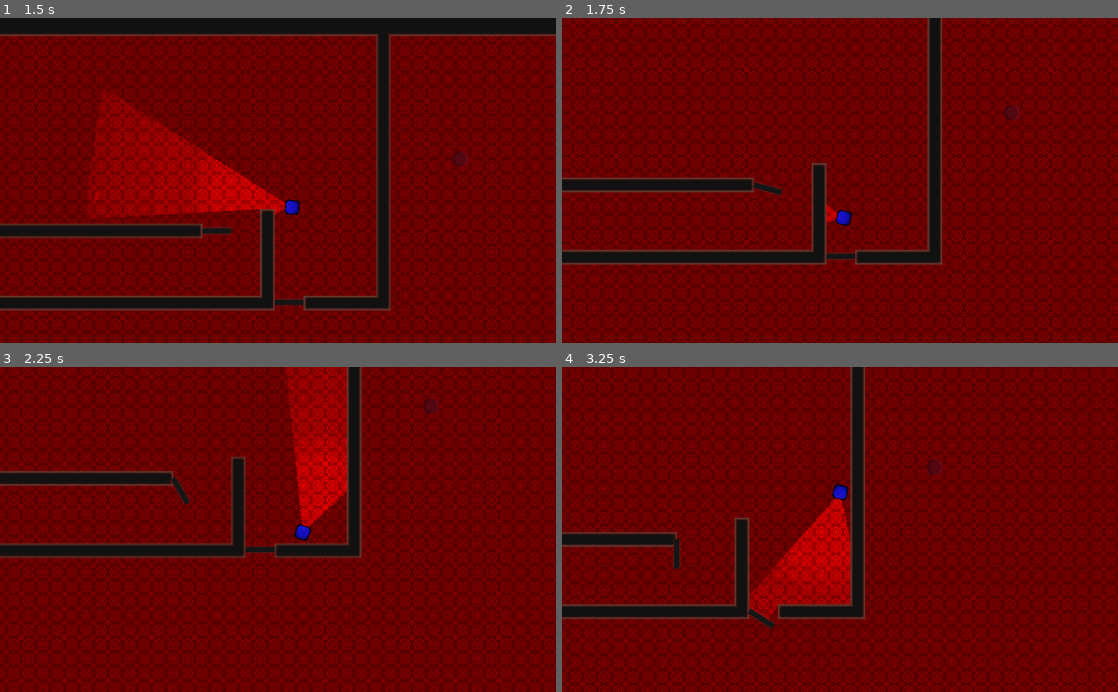
Above: before the commit, frames 1-4 (two rows, left to right).
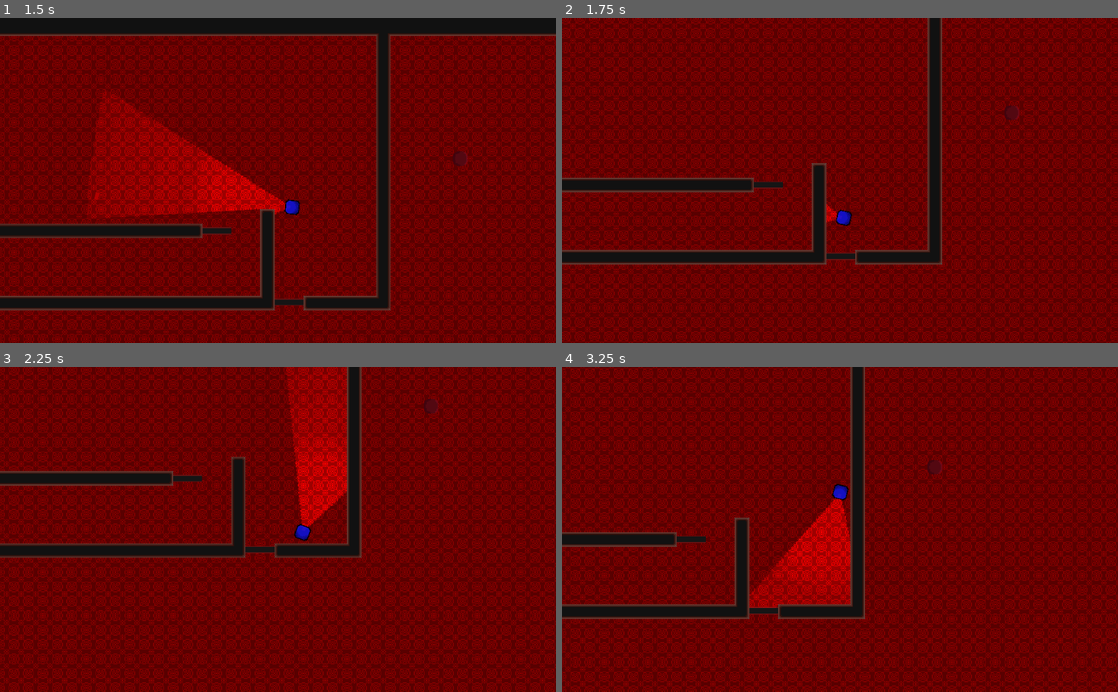
Above: after the commit, the same moments.

Repository: DrSpectre/experimento_juegos
Game: Godot game, scene res://Mundo.tscn
Same seed, same stepped clock (60 frames per second), same inputs: the game is played once before the commit and once after it.
Inputs (mouse positions are in pixels of both pictures, inside the frame that each line leads up to):
- Up to frame 1 (1.5 s): tap Enter at 0.5 s; move the mouse to (400, 164) at 0.52 s; hold D (derecha) 0.53-1.28 s; tap E (interaccion) at 0.6 s; move the mouse to (166, 196) at 1.27 s; hold S (abajo) from 1.28 s (still down); click (166, 196) at 1.35 s
- Up to frame 2 (1.75 s): keep holding S (abajo); tap E (interaccion) at 1.55 s
- Up to frame 3 (2.25 s): move the mouse to (333, 458) at 2.02 s; release S (abajo) at 2.03 s; hold D (derecha) from 2.03 s (still down); tap E (interaccion) at 2.1 s
- Up to frame 4 (3.25 s): move the mouse to (812, 594) at 2.77 s; release D (derecha) at 2.78 s; hold W (arriba) from 2.78 s (still down); tap E (interaccion) at 2.85 s

Frame 1 is identical in both runs. In frame 2, 0.1% of the frame differs, in the area x 34-40%, y 50-55%; in frame 3, 0.2%; in frame 4, 0.4%, in the area x 20-39%, y 52-81%.

Commit message:
[ADD] Agregga una consola que reacciona por si se acciona la interaccion

Diff:
--- a/Objetos/objetos_interactuables/Puerta.gd
+++ b/Objetos/objetos_interactuables/Puerta.gd
@@ -5,7 +5,7 @@
 export(float) var velocidad = 1.5
 
 export(bool) var abierta = false
-export(NodePath) var controlador_exterior
+export(Array, NodePath) var controladores_exteriores
 
 
 func _ready():
@@ -18,7 +18,10 @@
 	set_physics_process(false)
 
 	sistema_control.connect("iniciar_proceso", self, "interaccion")
-	get_node(controlador_exterior).connect("iniciar_proceso", self, "interaccion")
+
+	# Universal Node Locator
+	for unl in controladores_exteriores:
+		get_node(unl).connect("iniciar_proceso", self, "interaccion")
 
 func _physics_process(delta):
 	if abierta:
--- /dev/null
+++ b/Objetos/objetos_interactuables/consola.gd
@@ -0,0 +1,33 @@
+extends Node2D
+
+
+export(Array, NodePath) var controladores_externos
+
+export(Color) var color_activado = Color.green
+export(Color) var color_inactivado = Color.red
+
+export(bool) var activado = false
+
+onready var luz = $luz_led
+
+func _ready():
+	actualizar_luz()
+	for unl in controladores_externos:
+		get_node(unl).connect("iniciar_proceso", self, "_activar_consola")
+
+	set_physics_process(false)
+	set_process(false)
+
+func _activar_consola():
+	activado = !activado
+	actualizar_luz()
+
+func actualizar_luz():
+	if activado:
+		luz.color = color_activado
+
+	else:
+		luz.color = color_inactivado
+
+	luz.update()
+	luz.energy = 0.5
--- /dev/null
+++ b/Objetos/objetos_interactuables/consola.tscn
@@ -0,0 +1,18 @@
+[gd_scene load_steps=4 format=2]
+
+[ext_resource path="res://img/consola.png" type="Texture" id=1]
+[ext_resource path="res://Objetos/objetos_interactuables/consola.gd" type="Script" id=2]
+[ext_resource path="res://img/jkgq0hs1.bmp" type="Texture" id=3]
+
+[node name="consola" type="Node2D"]
+script = ExtResource( 2 )
+
+[node name="img" type="Sprite" parent="."]
+texture = ExtResource( 1 )
+
+[node name="luz_led" type="Light2D" parent="."]
+texture = ExtResource( 3 )
+texture_scale = 0.15
+color = Color( 1, 0, 0, 1 )
+energy = 0.5
+shadow_enabled = true
--- a/Objetos/objetos_interactuables/puerta.tscn
+++ b/Objetos/objetos_interactuables/puerta.tscn
@@ -10,7 +10,7 @@
 [sub_resource type="OccluderPolygon2D" id=2]
 polygon = PoolVector2Array( 0, -3, 32, -3, 32, 3, 0, 3 )
 
-[node name="puerta" type="RigidBody2D" groups=["interactuable"]]
+[node name="puerta" type="RigidBody2D" groups=["obstaculo"]]
 mode = 1
 script = ExtResource( 2 )
 
Binary file added: img/consola.png
Not shown, added: img/consola.png.import
